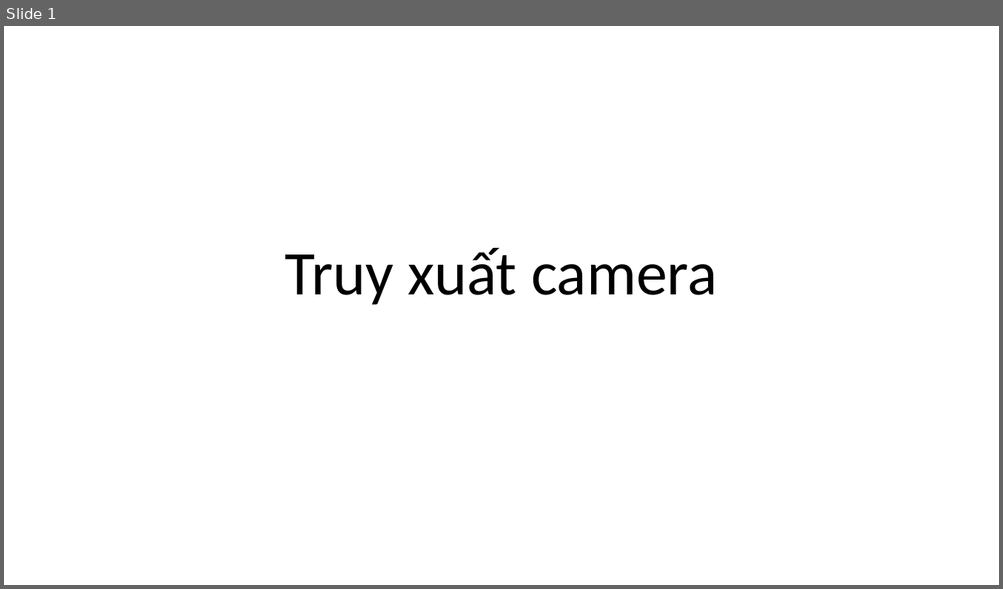
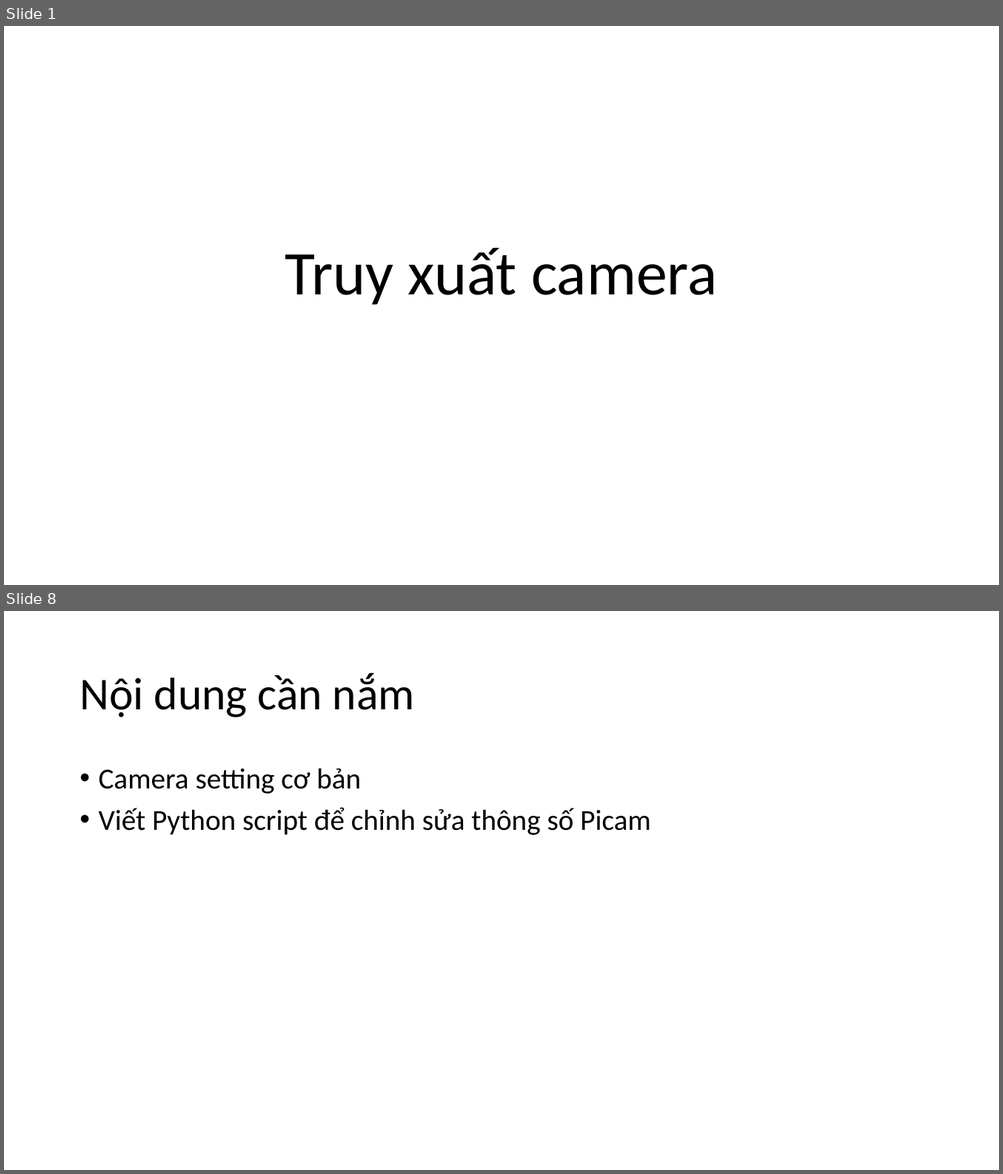
Before and after one commit to levinhhoang16/PyOpenCVCourse, a slide deck: Lecture/[03]TruyXuatCam.pptx. Shown one above the other, each under a label of ours: slide 1 before the commit, slides 1 and 8 after it; the slides between them are not shown. The pictures are 1003x589 and 1003x1174 pixels, drawn with LibreOffice and Linux fonts; fonts in the diff are those of the drawing. Boxes give left, top, right and bottom in pixels: in the first picture for what was removed or moved away, otherwise in the second. Text is boxed around its words. In the diff, an @@ line names an element or a change of style, - is before the commit and + after.

```diff
--- a/Lecture/[03]TruyXuatCam.pptx
+++ b/Lecture/[03]TruyXuatCam.pptx
@@ slide 8 added at bbox=[4, 611, 999, 1170], background #FFFFFF @@
@@ title added at bbox=[79, 672, 415, 718], 44 pt, text #000000 @@
+Nội dung cần nắm
@@ text added at bbox=[99, 768, 651, 835], 28 pt, text #000000 @@
+• Camera setting cơ bản
+• Viết Python script để chỉnh sửa thông số Picam
```
Also in this commit, not shown: 3 slides changed, 3 other slides added, 1 other file.
